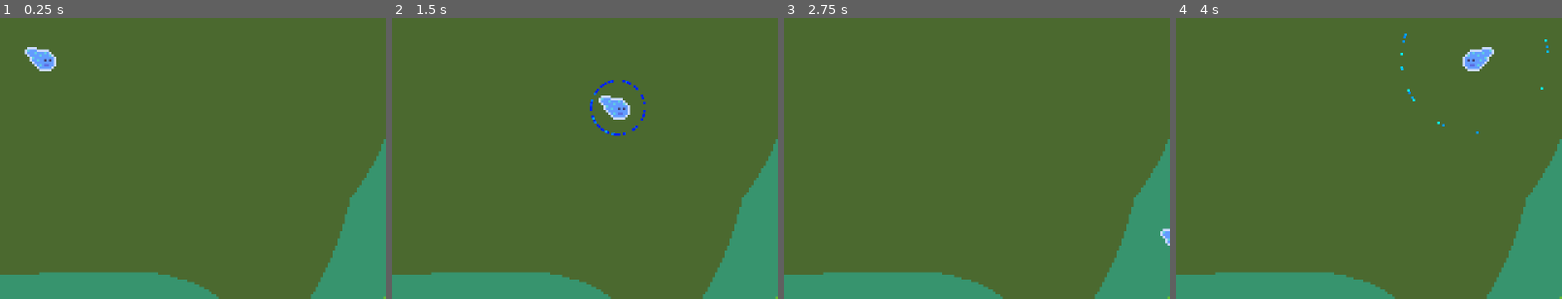
Above: before the commit, frames 1-4 (left to right).
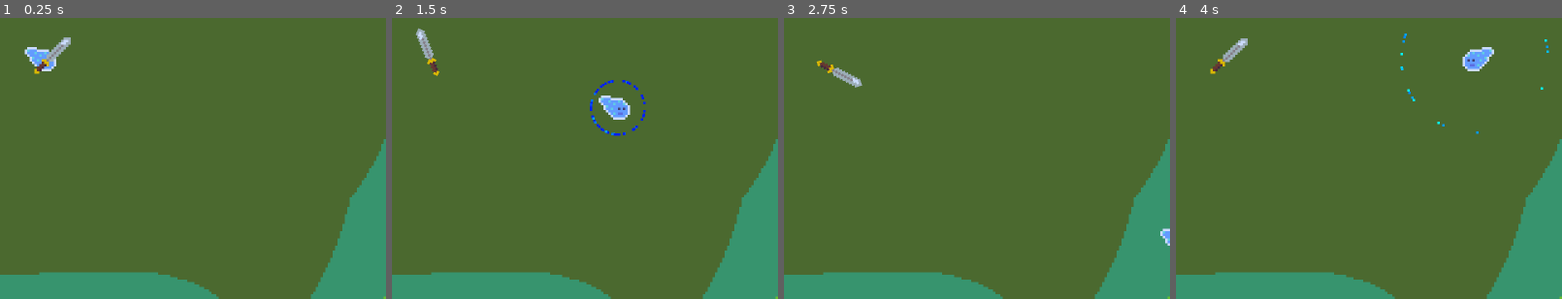
Above: after the commit, the same moments.

Repository: dallasschoff/psjam-16
Game: Godot game, scene res://Scenes/Game.tscn
Two runs of this game, one before a commit and one after it. Both use one fixed random seed, a clock stepped at 60 frames per second and the inputs below.
Inputs:
- Up to frame 1 (0.25 s): no input
- Up to frame 2 (1.5 s): tap Enter at 0.5 s; hold D (right) 0.53-1.28 s; tap Space (space) at 0.6, 1.35 s; hold S (down) from 1.28 s (still down)
- Up to frame 3 (2.75 s): release S (down) at 2.03 s; hold D (right) from 2.03 s (still down); tap Space (space) at 2.1 s
- Up to frame 4 (4 s): release D (right) at 2.78 s; hold W (up) 2.78-3.53 s; tap Space (space) at 2.85, 3.6 s; hold A (left) from 3.53 s (still down)
The pictures show only the part of the screen within x 44-94%, y 40-90%; the shares and areas given below are measured in that part.

The runs differ from the first frame. In frame 1, 0.4% of the frame differs, in the area x 8-19%, y 6-20%; in frame 2, 0.4%, in the area x 6-13%, y 3-21%; in frame 3, 0.4%; in frame 4, 0.4%.

Commit message:
Spinny sword go brrr
sword.png and Sword.tscn

Diff:
--- a/pirate-software-jam-16/Scenes/Game.tscn
+++ b/pirate-software-jam-16/Scenes/Game.tscn
@@ -1,7 +1,8 @@
-[gd_scene load_steps=3 format=3 uid="uid://dvlrm7wsc6wk1"]
+[gd_scene load_steps=4 format=3 uid="uid://dvlrm7wsc6wk1"]
 
 [ext_resource type="Texture2D" uid="uid://catnd5vi1j7yu" path="res://Assets/placeholder.png" id="1_ep8kl"]
 [ext_resource type="PackedScene" uid="uid://b78fkf0mi430r" path="res://Scenes/Player.tscn" id="2_8o420"]
+[ext_resource type="PackedScene" uid="uid://dwoejeo4nfi3l" path="res://Scenes/Sword.tscn" id="3_dp3ik"]
 
 [node name="Game" type="Node2D"]
 
@@ -13,3 +14,5 @@
 
 [node name="Player" parent="." instance=ExtResource("2_8o420")]
 position = Vector2(1, -3)
+
+[node name="Sword" parent="." instance=ExtResource("3_dp3ik")]
--- /dev/null
+++ b/pirate-software-jam-16/Scenes/Sword.tscn
@@ -0,0 +1,38 @@
+[gd_scene load_steps=6 format=3 uid="uid://dwoejeo4nfi3l"]
+
+[ext_resource type="Texture2D" uid="uid://cwe5h61qfnkdp" path="res://Assets/sword.png" id="1_gvf1a"]
+[ext_resource type="Script" path="res://Scripts/sword.gd" id="1_yy2bn"]
+
+[sub_resource type="AtlasTexture" id="AtlasTexture_8l0am"]
+atlas = ExtResource("1_gvf1a")
+region = Rect2(0, 0, 16, 16)
+
+[sub_resource type="SpriteFrames" id="SpriteFrames_xva1r"]
+animations = [{
+"frames": [{
+"duration": 1.0,
+"texture": SubResource("AtlasTexture_8l0am")
+}],
+"loop": false,
+"name": &"default",
+"speed": 5.0
+}]
+
+[sub_resource type="RectangleShape2D" id="RectangleShape2D_u4psu"]
+size = Vector2(4.24264, 13.5355)
+
+[node name="Sword" type="Node2D"]
+script = ExtResource("1_yy2bn")
+
+[node name="AnimatedSprite2D" type="AnimatedSprite2D" parent="."]
+position = Vector2(5, -5)
+sprite_frames = SubResource("SpriteFrames_xva1r")
+
+[node name="Area2D" type="Area2D" parent="."]
+position = Vector2(5, -5)
+
+[node name="CollisionShape2D" type="CollisionShape2D" parent="Area2D"]
+position = Vector2(2.28553, -2.28553)
+rotation = 0.785398
+scale = Vector2(1, 1)
+shape = SubResource("RectangleShape2D_u4psu")
--- /dev/null
+++ b/pirate-software-jam-16/Scripts/sword.gd
@@ -0,0 +1,15 @@
+extends Node2D
+
+
+# Called when the node enters the scene tree for the first time.
+func _ready() -> void:
+	pass
+	#rotation = clamp(rotation, -90, 150)
+
+# Called every frame. 'delta' is the elapsed time since the previous frame.
+func _process(delta: float) -> void:
+	if Input.is_action_pressed("up") or Input.is_action_pressed("left"):
+		rotation -= 0.2
+	if Input.is_action_pressed("down") or Input.is_action_pressed("right"):
+		rotation += 0.2
+	#rotation = clamp(rotation, -90, 150)
Binary file added: pirate-software-jam-16/Assets/sword.png
Not shown, added: pirate-software-jam-16/Assets/sword.png.import
